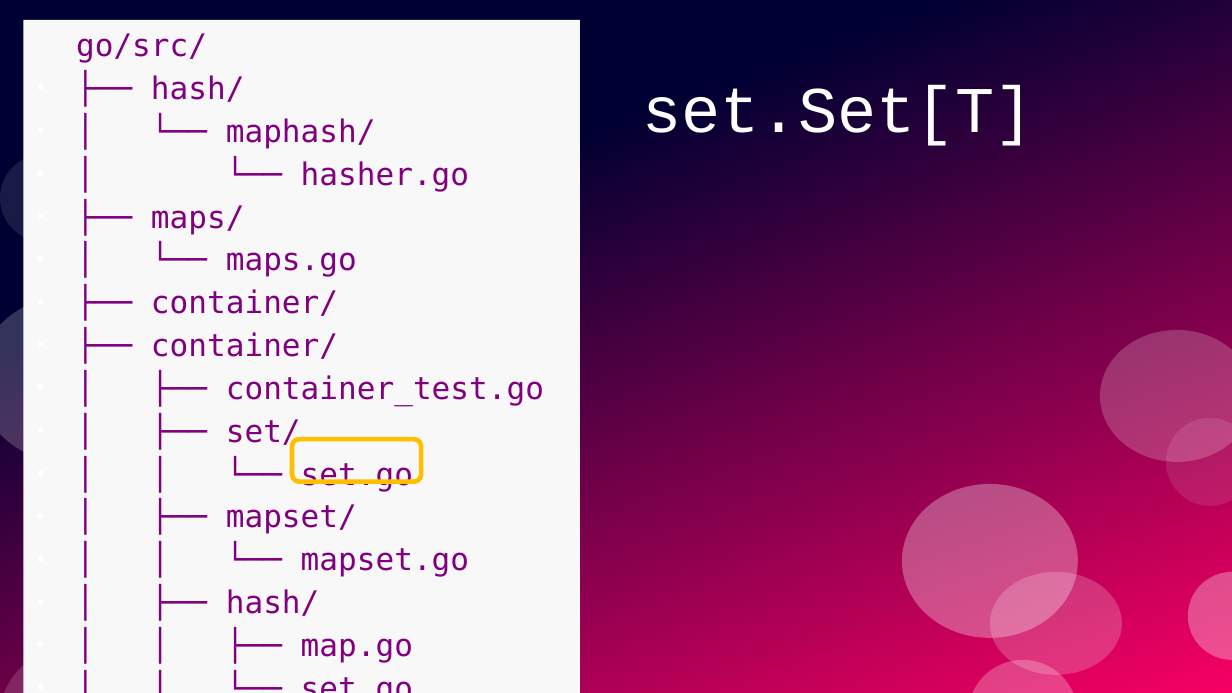
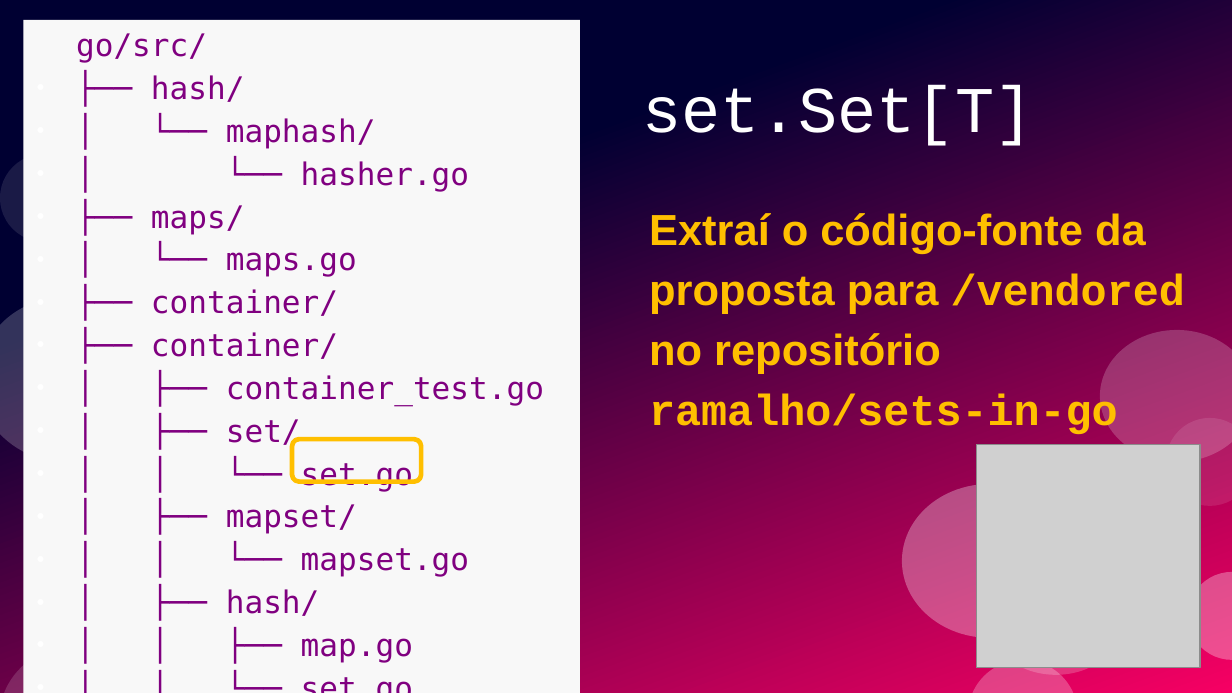
Before and after one commit to ramalho/sets-in-go, a slide deck: slide 61 of conj-em-go1_28.odp (slide 60 before the commit). Drawn at 1232x693 pixels with LibreOffice and Linux fonts; fonts in the diff are those of the drawing; grey boxes stand for pictures. Boxes give left, top, right and bottom in pixels: in the first picture for what was removed or moved away, otherwise in the second. Text is boxed around its words. In the diff, an @@ line names an element or a change of style, - is before the commit and + after.

```diff
--- a/conj-em-go1_28.odp
+++ b/conj-em-go1_28.odp
@@ text added at <box>649,213,1185,438</box>, 28 pt, text #FFBF00, bold @@
+Extraí o código-fonte da proposta para /vendored no repositório
+ramalho/sets-in-go
@@ picture added at <box>977,445,1201,669</box> @@
```
Also in this commit, not shown: 14 other slides changed, 13 slides added, 2 other files.
